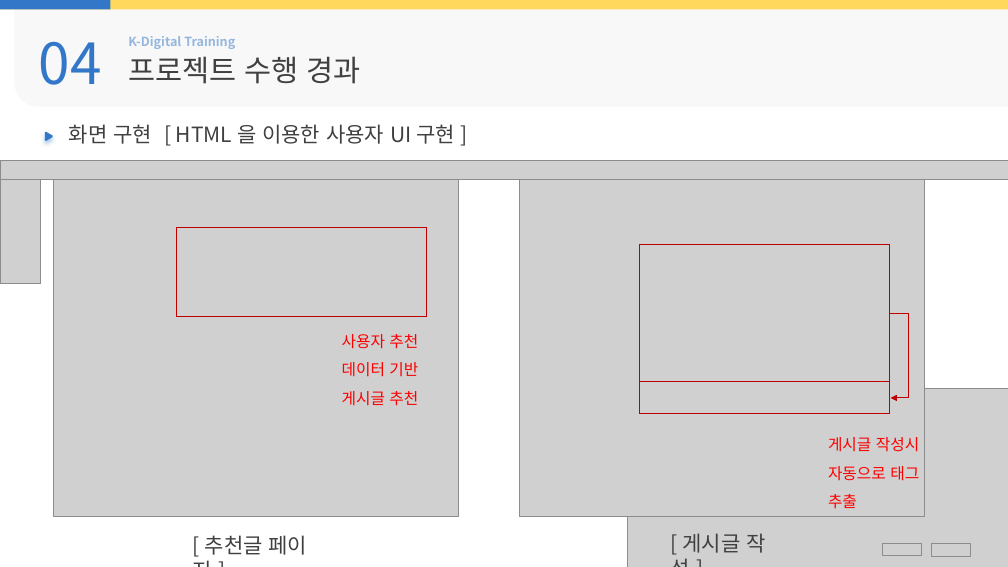
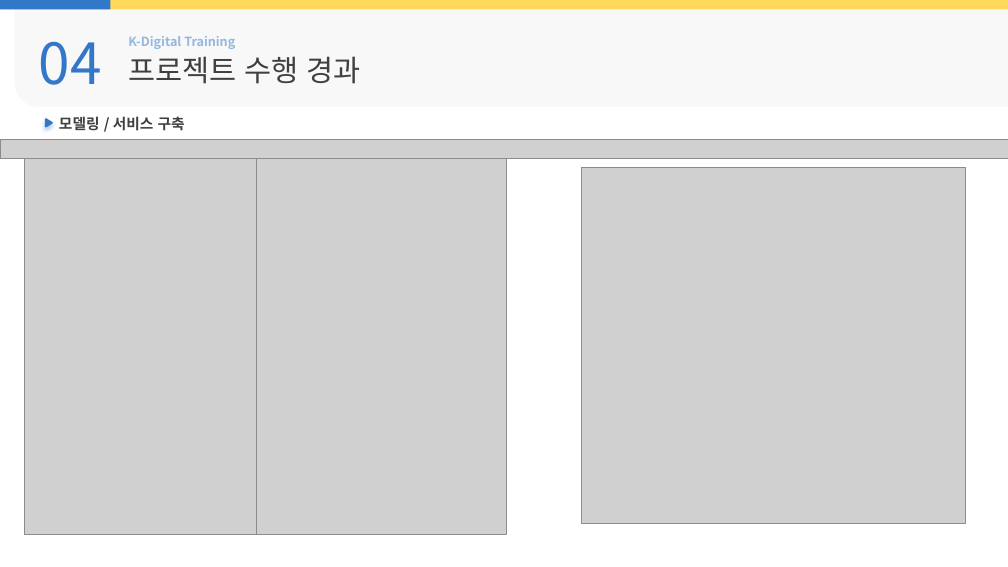
Before and after one commit to ekaxoddltka-source/flaskproject, a slide deck: slide 14 of html변환전/ppt/3.실시간 사용자 참여형 지능형 커뮤니티 서비스.pptx (slide 8 before the commit). Drawn at 1008x567 pixels with LibreOffice and Linux fonts; fonts in the diff are those of the drawing; grey boxes stand for pictures; background and template pictures are left out. Boxes give left, top, right and bottom in pixels: in the first picture for what was removed or moved away, otherwise in the second. Text is boxed around its words. In the diff, an @@ line names an element or a change of style, - is before the commit and + after.

Commit message:
드랍다운 메뉴 팔로우하기 구현

```diff
--- a/html변환전/ppt/3.실시간 사용자 참여형 지능형 커뮤니티 서비스.pptx
+++ b/html변환전/ppt/3.실시간 사용자 참여형 지능형 커뮤니티 서비스.pptx
@@ freeform shape: place and size @@
-freeform shape at (45, 132, 53, 141)
+freeform shape at (45, 118, 53, 127)
@@ text added at (59, 116, 185, 131), 14 pt, text #404040, bold @@
+모델링 / 서비스 구축
@@ picture: place and size @@
-picture at (0, 160, 1008, 180)
+picture at (0, 139, 1008, 159)
@@ text removed at (69, 124, 455, 144) @@
-화면 구현 [ HTML 을 이용한 사용자 UI 구현 ]
@@ picture removed at (0, 165, 40, 284) @@
@@ picture added at (25, 159, 256, 535) @@
@@ picture removed at (54, 179, 459, 517) @@
@@ picture added at (256, 159, 507, 535) @@
@@ picture: place and size @@
-picture at (520, 179, 925, 517)
+picture at (582, 168, 966, 523)
@@ rectangle removed at (177, 228, 427, 318) @@
@@ rectangle removed at (640, 245, 890, 382) @@
@@ elbow arrow removed from (890, 314) to (891, 398) @@
@@ text removed at (342, 334, 418, 406) @@
-사용자 추천 데이터 기반 게시글 추천
@@ picture removed at (628, 389, 1008, 567) @@
@@ rectangle removed at (640, 382, 890, 414) @@
@@ text removed at (828, 437, 919, 452) @@
-[ 게시글 작성 ]
@@ text removed at (828, 437, 919, 509) @@
-게시글 작성시
-자동으로 태그 추출
@@ text removed at (205, 535, 308, 555) @@
-[ 추천글 페이지 ]
@@ picture removed at (882, 544, 922, 556) @@
@@ picture removed at (932, 544, 971, 556) @@
```
Also in this commit, not shown: 10 other slides changed, 14 slides added, 10 slides removed, 9 other files.
